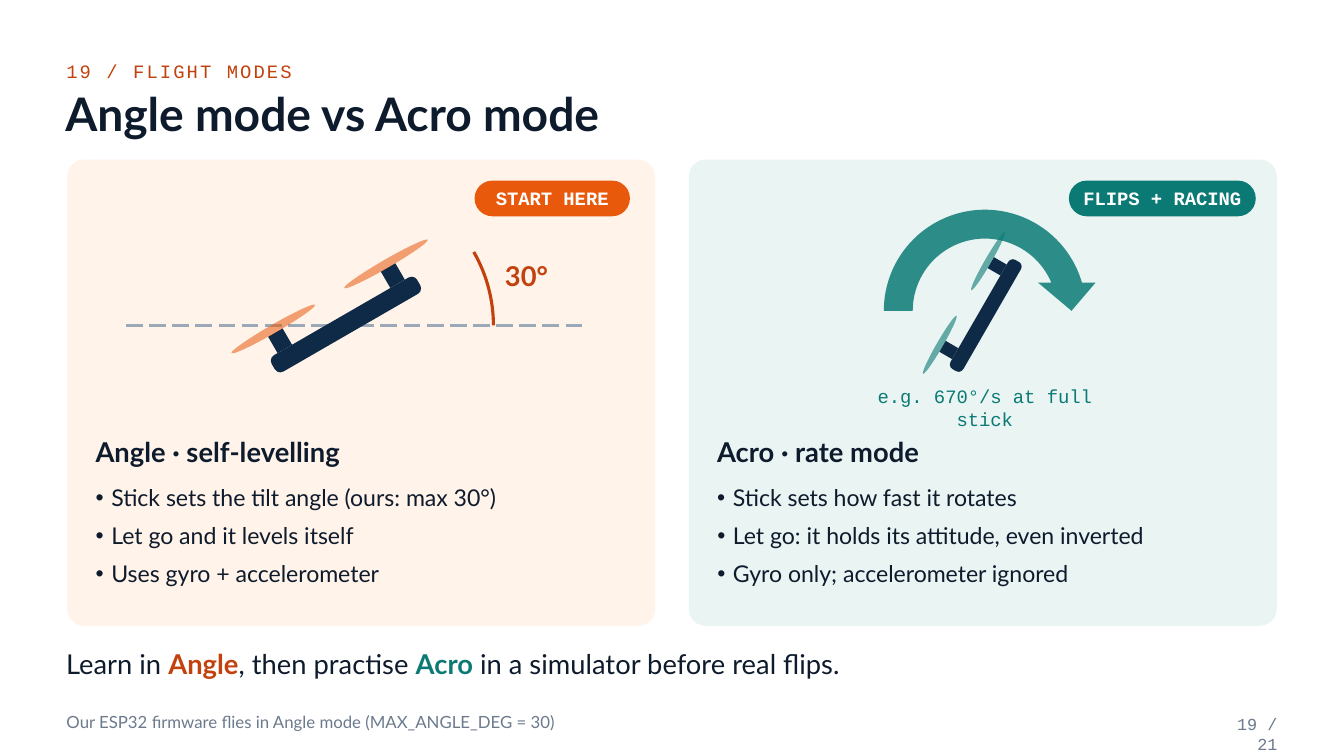
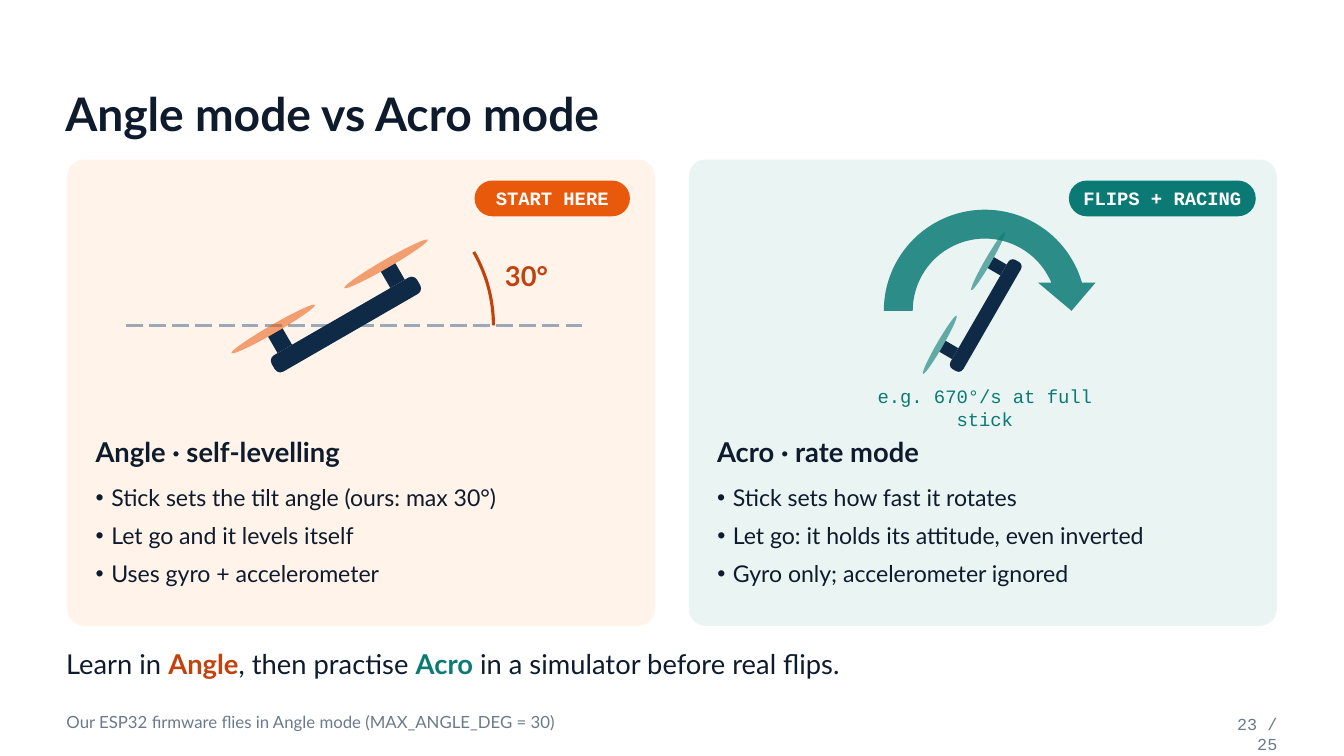
Before and after one commit to ara-aras/esp32-mini-drone, a slide deck: slide 23 of PPT/Drone_Workshop_v2.pptx (slide 19 before the commit). Drawn at 1344x756 pixels with LibreOffice and Linux fonts; fonts in the diff are those of the drawing. Boxes give left, top, right and bottom in pixels: in the first picture for what was removed or moved away, otherwise in the second. Text is boxed around its words. In the diff, an @@ line names an element or a change of style, - is before the commit and + after.

```diff
--- a/PPT/Drone_Workshop_v2.pptx
+++ b/PPT/Drone_Workshop_v2.pptx
@@ text removed at (66, 65, 292, 78) @@
-19 / FLIGHT MODES
@@ text at (1237, 719, 1277, 750): text changed @@
-19 / 21
+23 / 25
```
Also in this commit, not shown: 20 other slides changed, 4 slides added.
